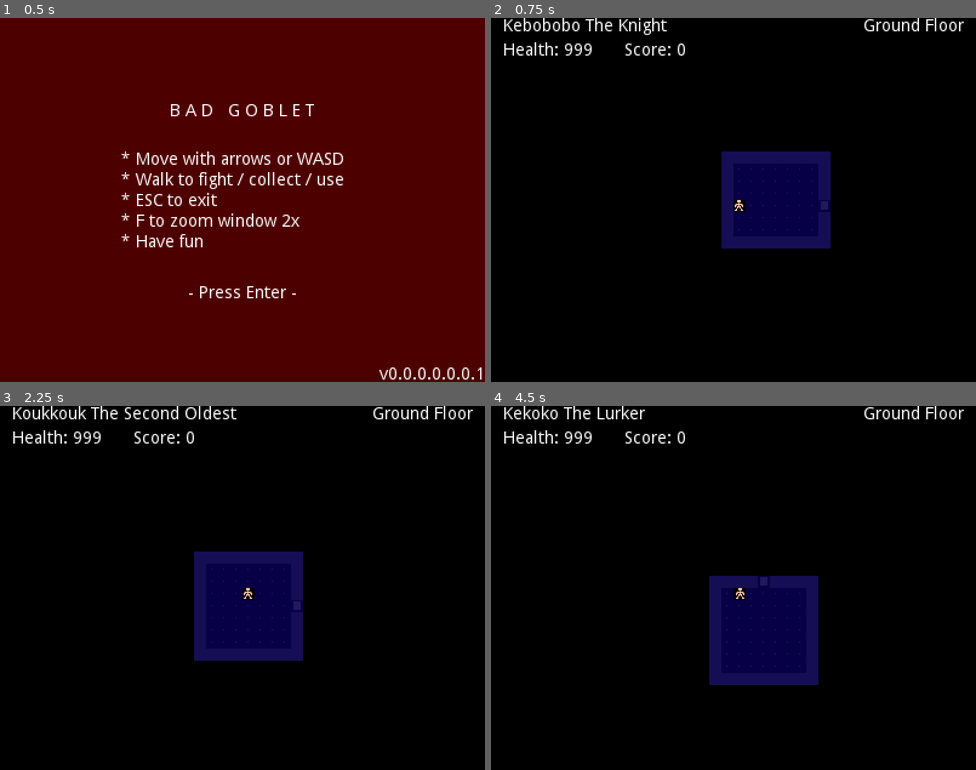
Above: before the commit, frames 1-4 (two rows, left to right).
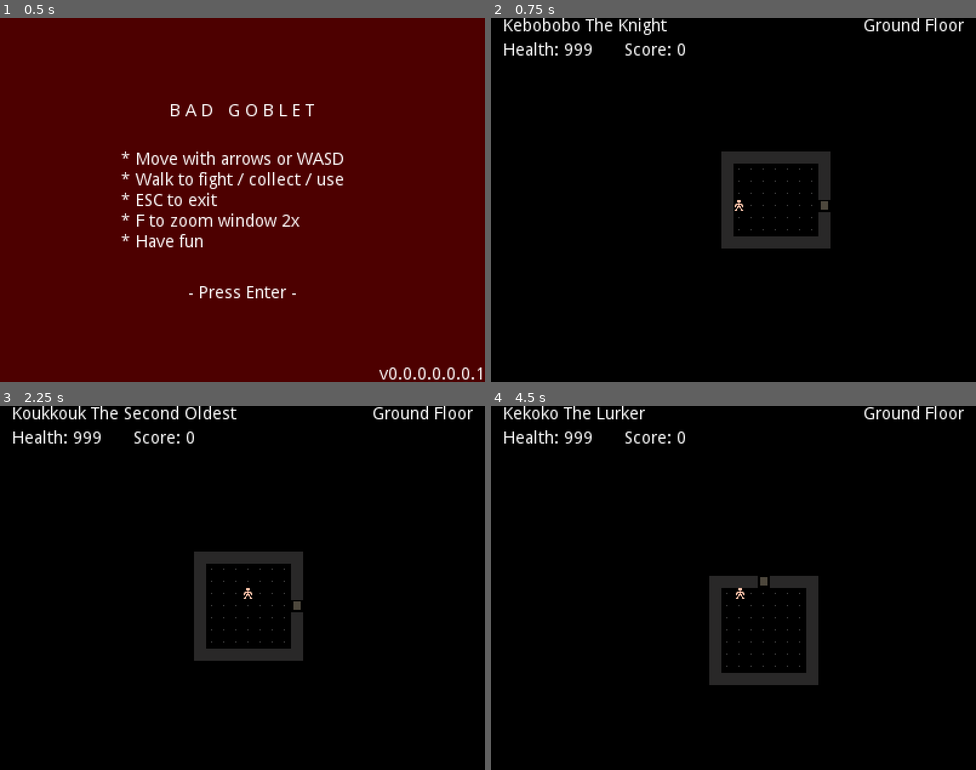
Above: after the commit, the same moments.

Repository: Boyquotes/godot-rl
Game: Godot game, scene res://Game.tscn
Same seed, same stepped clock (60 frames per second), same inputs: the game is played once before the commit and once after it.
Inputs:
- Up to frame 1 (0.5 s): no input
- Up to frame 2 (0.75 s): tap Enter (Start) at 0.5, 0.6 s; hold Right (Right) from 0.53 s (still down)
- Up to frame 3 (2.25 s): tap Enter (Start) at 1.25, 2, 2.1 s; release Right (Right) at 1.28 s; hold Down (Down) 1.28-2.03 s; tap F (Zoom) at 1.35 s; hold Right (Right) from 2.03 s (still down)
- Up to frame 4 (4.5 s): tap Enter (Start) at 2.75, 3.5, 3.6, 4.25 s; release Right (Right) at 2.78 s; hold Up (Up) 2.78-3.53 s; tap F (Zoom) at 2.85, 4.35 s; hold Left (Left) from 3.53 s (still down)

Frame 1 is identical in both runs. In frame 2, 5.9% of the frame differs, in the area x 47-70%, y 36-64%; in frame 3, 6.7%, in the area x 40-63%, y 40-70%; in frame 4, 6.7%.

Commit message:
explored / visibility functionality

Diff:
--- a/Game.gd
+++ b/Game.gd
@@ -21,7 +21,8 @@
 
 # enum to get tiles by index ---------------------------------------------------
 enum Tile {Player, Stone, Floor, Ladder, Wall, Door}
-enum VisTile { Dark, Explored }
+enum VisTile { Dark, Shaded }
+enum ExplTile { Unexplored, Explored }
 
 # current level data -----------------------------------------------------------
 
@@ -35,6 +36,7 @@
 
 onready var tile_map = $TileMap
 onready var visibility_map = $VisibilityMap
+onready var exploration_map = $ExplorationMap
 onready var player = $Player
 onready var player_anims = $Player/PlayerAnims
 onready var sound_walk = $Player/SoundWalk
@@ -183,8 +185,9 @@
 			map[x].append(Tile.Stone)
 			tile_map.set_cell(x, y, Tile.Stone)
 
-			# set everything to dark visibility
+			# set everything to dark visibility and unexplored
 			visibility_map.set_cell(x, y, VisTile.Dark)
+			exploration_map.set_cell(x, y, ExplTile.Unexplored)
 
 	# set region but keep one tile edge of stone
 	var free_regions = [Rect2(Vector2(2, 2), level_size - Vector2(4, 4))]
@@ -239,6 +242,13 @@
 		for y in range(level_size.y):
 			# raycast to check what we're currently seeing
 
+			# go dark
+			visibility_map.set_cell(x, y, VisTile.Dark)
+
+			# explored
+			if exploration_map.get_cell(x, y) == ExplTile.Explored:
+				visibility_map.set_cell(x, y, VisTile.Shaded)
+
 			var x_dir = 1 if x < player_tile.x else -1
 			var y_dir = 1 if y < player_tile.y else -1
 			var test_point = tile_to_pixel_center(x, y) + Vector2(x_dir, y_dir) * TILE_SIZE / 2
@@ -246,10 +256,9 @@
 			var occlusion = space_state.intersect_ray(player_center, test_point)
 			if !occlusion || (occlusion.position - test_point).length() < 1:
 				# mark as explored if previous unexplored
-				if visibility_map.get_cell(x, y) != VisTile.Explored:
-					visibility_map.set_cell(x, y, VisTile.Explored)
-				else:
-					visibility_map.set_cell(x, y, -1)
+				exploration_map.set_cell(x, y, ExplTile.Explored)
+				visibility_map.set_cell(x, y, -1)
+
 
 func tile_to_pixel_center(x, y):
 	return Vector2((x + 0.5) * TILE_SIZE, (y + 0.5) * TILE_SIZE)
--- a/Game.tscn
+++ b/Game.tscn
@@ -6,6 +6,7 @@
 [ext_resource path="res://dark.png" type="Texture" id=4]
 [ext_resource path="res://sound/door1.wav" type="AudioStream" id=5]
 [ext_resource path="res://sound/ladder1.wav" type="AudioStream" id=6]
+[ext_resource path="res://explore.png" type="Texture" id=7]
 
 [sub_resource type="ConvexPolygonShape2D" id=1]
 points = PoolVector2Array( 10, 10, 0, 10, 0, 0, 10, 0 )
@@ -153,6 +154,36 @@
 1/shapes = [  ]
 1/z_index = 0
 
+[sub_resource type="TileSet" id=8]
+0/name = "explore.png 0"
+0/texture = ExtResource( 7 )
+0/tex_offset = Vector2( 0, 0 )
+0/modulate = Color( 1, 1, 1, 1 )
+0/region = Rect2( 0, 0, 10, 10 )
+0/tile_mode = 0
+0/occluder_offset = Vector2( 0, 0 )
+0/navigation_offset = Vector2( 0, 0 )
+0/shape_offset = Vector2( 0, 0 )
+0/shape_transform = Transform2D( 1, 0, 0, 1, 0, 0 )
+0/shape_one_way = false
+0/shape_one_way_margin = 0.0
+0/shapes = [  ]
+0/z_index = 0
+1/name = "explore.png 1"
+1/texture = ExtResource( 7 )
+1/tex_offset = Vector2( 0, 0 )
+1/modulate = Color( 1, 1, 1, 1 )
+1/region = Rect2( 10, 0, 10, 10 )
+1/tile_mode = 0
+1/occluder_offset = Vector2( 0, 0 )
+1/navigation_offset = Vector2( 0, 0 )
+1/shape_offset = Vector2( 0, 0 )
+1/shape_transform = Transform2D( 1, 0, 0, 1, 0, 0 )
+1/shape_one_way = false
+1/shape_one_way_margin = 0.0
+1/shapes = [  ]
+1/z_index = 0
+
 [sub_resource type="Animation" id=6]
 resource_name = "OpenDoor"
 tracks/0/type = "value"
@@ -203,6 +234,13 @@
 format = 1
 tile_data = PoolIntArray( -327691, 2, 0 )
 
+[node name="ExplorationMap" type="TileMap" parent="."]
+tile_set = SubResource( 8 )
+cell_size = Vector2( 10, 10 )
+cell_quadrant_size = 10
+cell_custom_transform = Transform2D( 1, 0, 0, 1, 0, 0 )
+format = 1
+
 [node name="Player" type="Sprite" parent="."]
 position = Vector2( 200, 150 )
 texture = ExtResource( 1 )
Not shown: 1 places in Game.tscn that only renumber resources
Binary file changed: dark.png
Binary file added: explore.png
Not shown, added: explore.png.import
